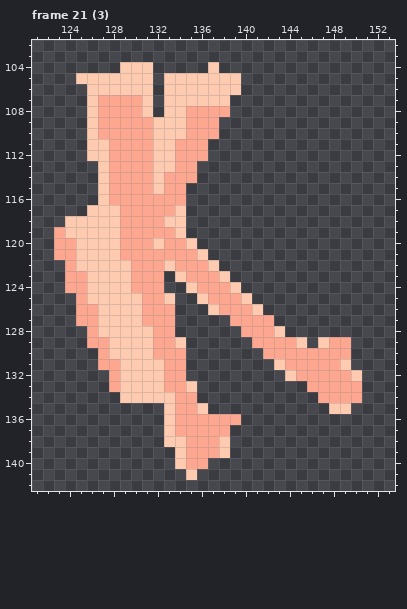
File history of a pixel-art file, resources/kid/unpacked/asesprite/arms_right/fair.aseprite. Above, as it was before the edit.
256x256 pixels, 64 frames. Pixels under 10% opacity are left out. Colours within 5 levels of each other are drawn and written as one. Shown: frame 21 (3): x 121..153, y 102..142. The commit also changed other frames or places, which this record leaves out.
After the commit:
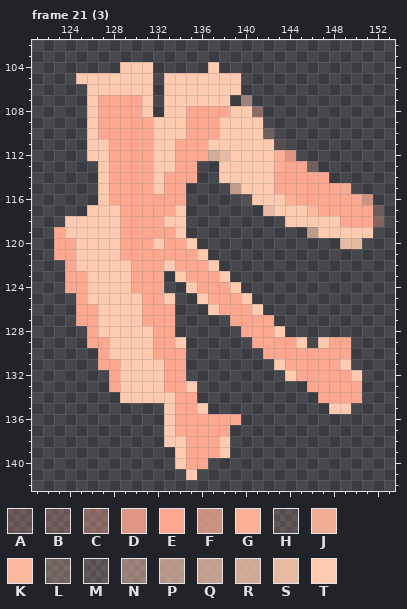
Palette (. is transparent): A #fda79034  B #fda7903c  C #fda79060  D #fda790d7  E #fda790  F #fdae96bb  G #fdaf97  H #fdb49c24  J #fdb49cef  K #fdb9a0  L #fec4a944  M #fecbb024  N #fecbb074  P #fecbb09f  Q #fecbb0af  R #fecbb0c3  S #fecbb0df  T #fecbb0
The edit:
layer "change" added
Changed rows in their new state; - is an unchanged pixel.
Frame 21 (3), layer "change":
first column x 137:
107 ---N------------
108 --TTC-----------
109 -TTTT-----------
110 -TTTTL----------
111 TTTTTTH---------
112 RSTTTTGD--------
113 -TTTTTGEEB------
114 -TTTTTEEEEE-----
115 --QTTTEEEEEEJ---
116 ---MTTTGEEEEEEF-
117 -----STTTKEEEEEA
118 -------TTTTTEEEC
119 ---------PTTTTT-
120 ------------SS--
Boxes around the changes in both pictures, in picture pixels (x1, y1, x2, y2):
added: (208, 95, 384, 249)
